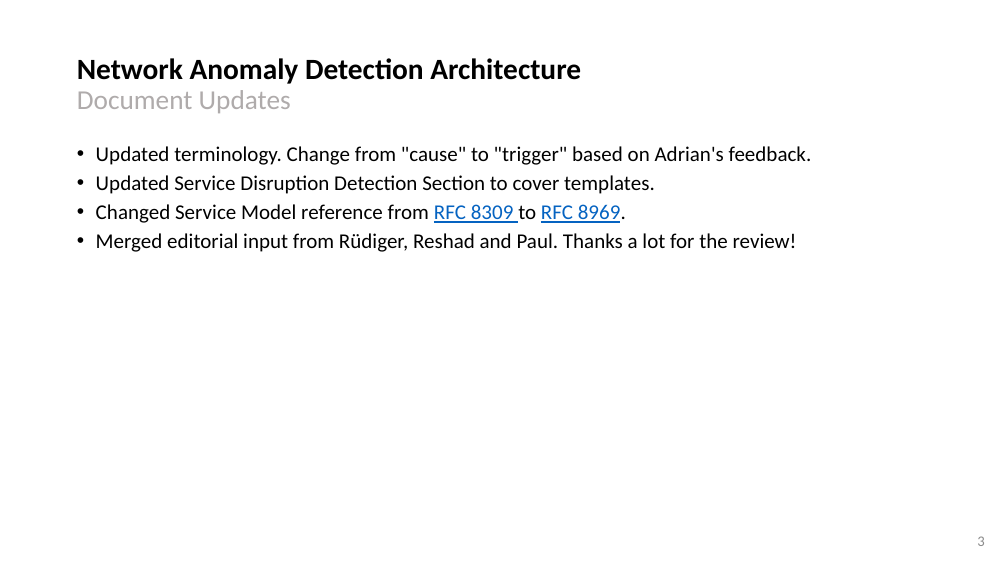
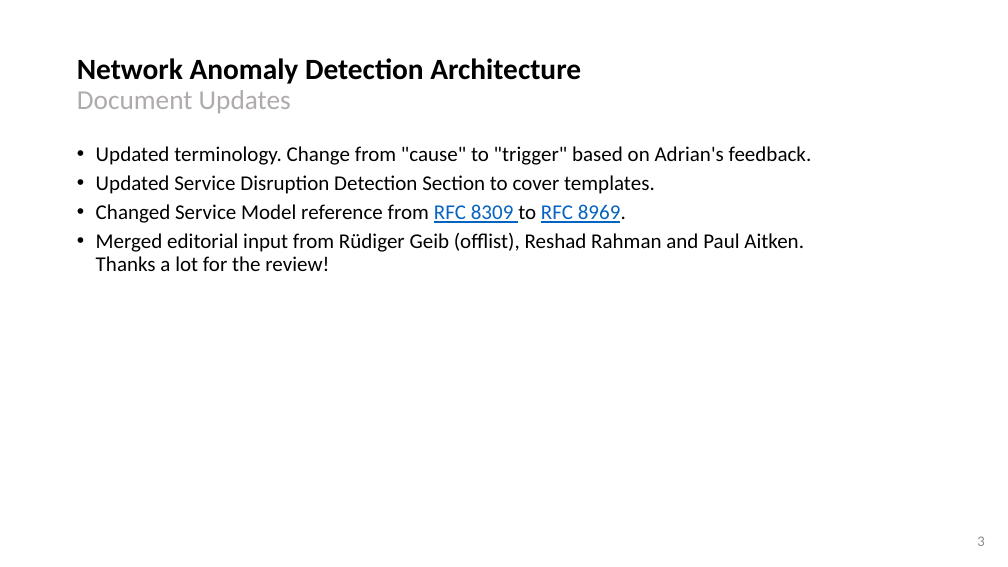
Before and after one commit to network-analytics/ietf-network-analytics-document-status, a slide deck: slide 3 of 123/NMOP/draft-ietf-nmop-network-anomaly-architecture-semantics-lifecycle.pptx. Drawn at 1008x567 pixels with LibreOffice and Linux fonts; fonts in the diff are those of the drawing. Boxes give left, top, right and bottom in pixels: in the first picture for what was removed or moved away, otherwise in the second. Text is boxed around its words. In the diff, an @@ line names an element or a change of style, - is before the commit and + after.

Commit message:
reviewers added

```diff
--- a/123/NMOP/draft-ietf-nmop-network-anomaly-architecture-semantics-lifecycle.pptx
+++ b/123/NMOP/draft-ietf-nmop-network-anomaly-architecture-semantics-lifecycle.pptx
@@ text at box(96, 233, 804, 271): text changed @@
-• Merged editorial input from Rüdiger, Reshad and Paul. Thanks a lot for the review!
+• Merged editorial input from Rüdiger Geib (offlist), Reshad Rahman and Paul Aitken. Thanks a lot for the review!
```
Also in this commit, not shown: 1 other slide changed, 1 other file.
